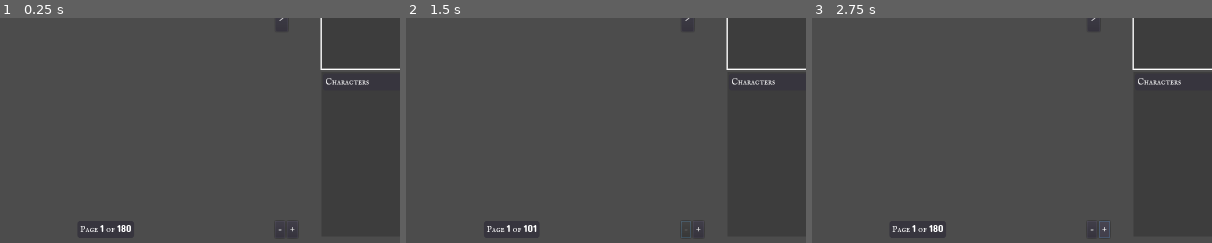
Above: before the commit, frames 1-3 (left to right).
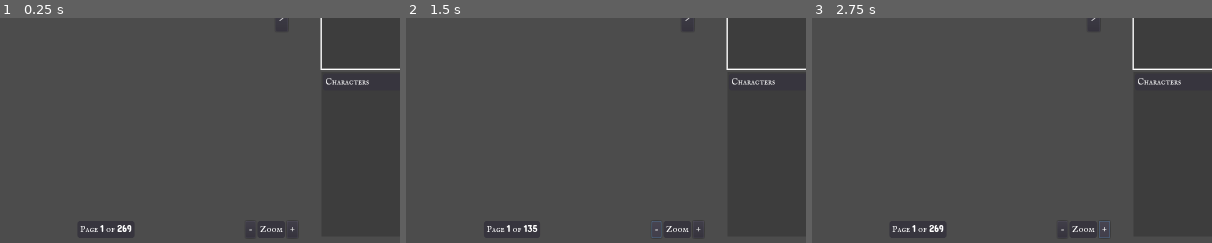
Above: after the commit, the same moments.

Repository: SylvanSign/Samwise
Game: Godot game, scene res://scenes/DeckBuilder/DeckBuilder.tscn
Two runs of this game, one before a commit and one after it. Both use one fixed random seed, a clock stepped at 60 frames per second and the inputs below. This scene is started directly instead of the project's main scene.
Inputs (mouse positions are % of the whole screen's width and height, from its top left):
- Up to frame 1 (0.25 s): no input
- Up to frame 2 (1.5 s): click (5, 3) at 0.52 s; type "Alex" at 0.6 s; click (13, 3) at 0.75 s; type "Alex" at 0.83 s; click (21, 3) at 0.98 s; type "12" at 1.07 s; click "-" at 1.25 s
- Up to frame 3 (2.75 s): click "+" at 2 s
The pictures show only the part of the screen within x 11-61%, y 50-100%; the shares and areas given below are measured in that part.

The runs differ from the first frame. In frame 1, 0.2% of the frame differs, in the area x 29-71%, y 92-96%; in frame 2, 0.2%, in the area x 30-72%, y 90-98%; in frame 3, 0.2%.

Commit message:
add proper zoom levels + label

Diff:
--- a/scenes/DeckBuilder/DeckBuilder.gd
+++ b/scenes/DeckBuilder/DeckBuilder.gd
@@ -32,12 +32,19 @@
 export(NodePath) onready var saveDialog = get_node(saveDialog) as FileDialog
 
 const ZOOM_LEVELS := [
-	[4, 4],
-	[3, 3],
-	[2, 2],
+	[10, 11],
+	[9, 11],
+	[9, 10],
+	[8, 9],
+	[7, 8],
+	[6, 7],
+	[5, 6],
+	[4, 5],
+	[3, 4],
+	[2, 3],
 	[1, 1],
 ]
-var cur_zoom_level := 1
+var cur_zoom_level: int = 9
 var card_rows: int = ZOOM_LEVELS[cur_zoom_level][0]
 var card_columns: int = ZOOM_LEVELS[cur_zoom_level][1]
 
@@ -60,6 +67,7 @@
 var clearing_filters := false
 
 func _ready() -> void:
+	init_zoom_button_state()
 	texture = Global.get_texture_from_cards_pck('background.png')
 	set_drag_forwarding_recursively(deck_list_card_drag_to_container)
 	grid.columns = card_columns
@@ -425,19 +433,32 @@
 	OS.shell_open(ProjectSettings.globalize_path('user://decks'))
 
 
+func init_zoom_button_state() -> void:
+	maybe_disable_zoom_out()
+	maybe_disable_zoom_in()
+
+
+func maybe_disable_zoom_out() -> void:
+	if cur_zoom_level == 0:
+		zoom_out.disabled = true
+
+
+func maybe_disable_zoom_in() -> void:
+	if cur_zoom_level == ZOOM_LEVELS.size() - 1:
+		zoom_in.disabled = true
+
+
 func _on_ZoomOut_pressed() -> void:
 	cur_zoom_level -= 1
 	zoom_in.disabled = false
-	if cur_zoom_level == 0:
-		zoom_out.disabled = true
+	maybe_disable_zoom_out()
 	update_grid_zoom(ZOOM_LEVELS[cur_zoom_level])
 
 
 func _on_ZoomIn_pressed() -> void:
 	cur_zoom_level += 1
 	zoom_out.disabled = false
-	if cur_zoom_level == ZOOM_LEVELS.size() - 1:
-		zoom_in.disabled = true
+	maybe_disable_zoom_in()
 	update_grid_zoom(ZOOM_LEVELS[cur_zoom_level])
 
 
--- a/scenes/DeckBuilder/DeckBuilder.tscn
+++ b/scenes/DeckBuilder/DeckBuilder.tscn
@@ -58,9 +58,6 @@
 custom_constants/margin_top = 10
 custom_constants/margin_left = 10
 custom_constants/margin_bottom = 10
-__meta__ = {
-"_edit_use_anchors_": false
-}
 
 [node name="HBoxContainer" type="HBoxContainer" parent="MainContainer"]
 margin_left = 10.0
@@ -191,8 +188,8 @@
 margin_bottom = 800.0
 size_flags_horizontal = 3
 size_flags_vertical = 3
-custom_constants/vseparation = 5
-custom_constants/hseparation = 5
+custom_constants/vseparation = 10
+custom_constants/hseparation = 10
 __meta__ = {
 "_edit_use_anchors_": false
 }
@@ -278,16 +275,28 @@
 size_flags_horizontal = 3
 
 [node name="MarginContainer" type="MarginContainer" parent="MainContainer/HBoxContainer/Finder/VBoxContainer/HBoxContainer/HBoxContainer"]
-margin_right = 274.0
+margin_right = 215.0
 margin_bottom = 34.0
 size_flags_horizontal = 3
 
 [node name="ZoomOut" type="Button" parent="MainContainer/HBoxContainer/Finder/VBoxContainer/HBoxContainer/HBoxContainer"]
-margin_left = 278.0
-margin_right = 298.0
+margin_left = 219.0
+margin_right = 239.0
 margin_bottom = 34.0
 size_flags_horizontal = 8
 text = "-"
+
+[node name="PanelContainer" type="PanelContainer" parent="MainContainer/HBoxContainer/Finder/VBoxContainer/HBoxContainer/HBoxContainer"]
+margin_left = 243.0
+margin_right = 298.0
+margin_bottom = 34.0
+
+[node name="ZoomLabel" type="Label" parent="MainContainer/HBoxContainer/Finder/VBoxContainer/HBoxContainer/HBoxContainer/PanelContainer"]
+margin_left = 5.0
+margin_top = 5.0
+margin_right = 50.0
+margin_bottom = 29.0
+text = "Zoom"
 
 [node name="ZoomIn" type="Button" parent="MainContainer/HBoxContainer/Finder/VBoxContainer/HBoxContainer/HBoxContainer"]
 margin_left = 302.0
